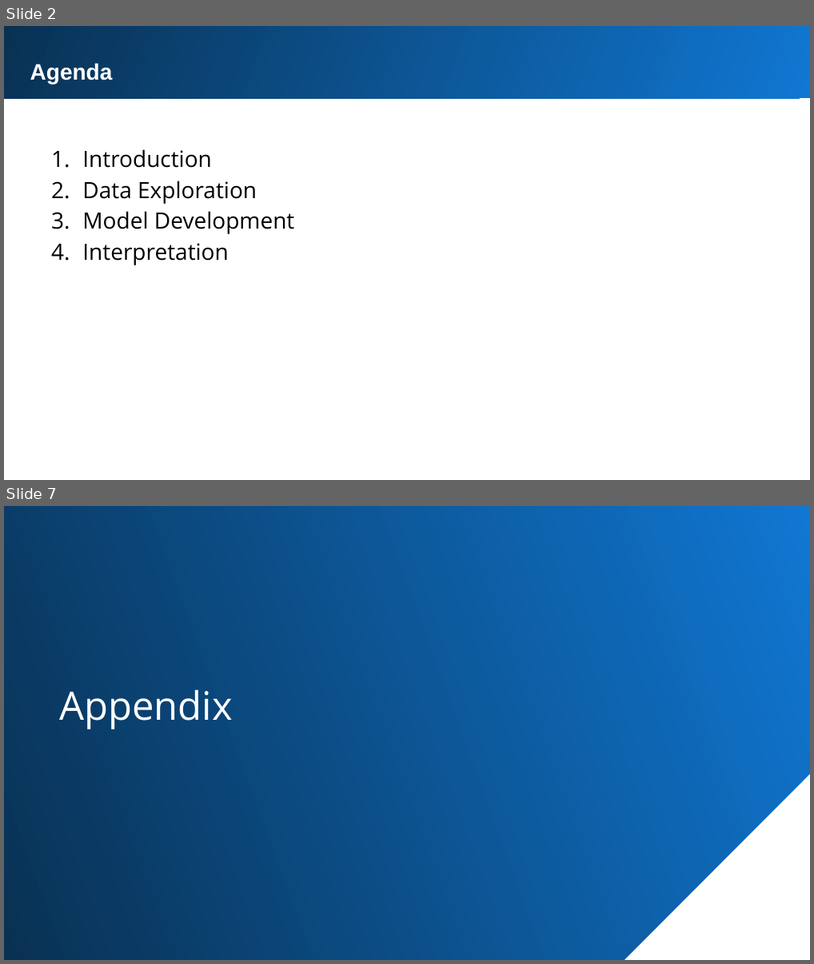
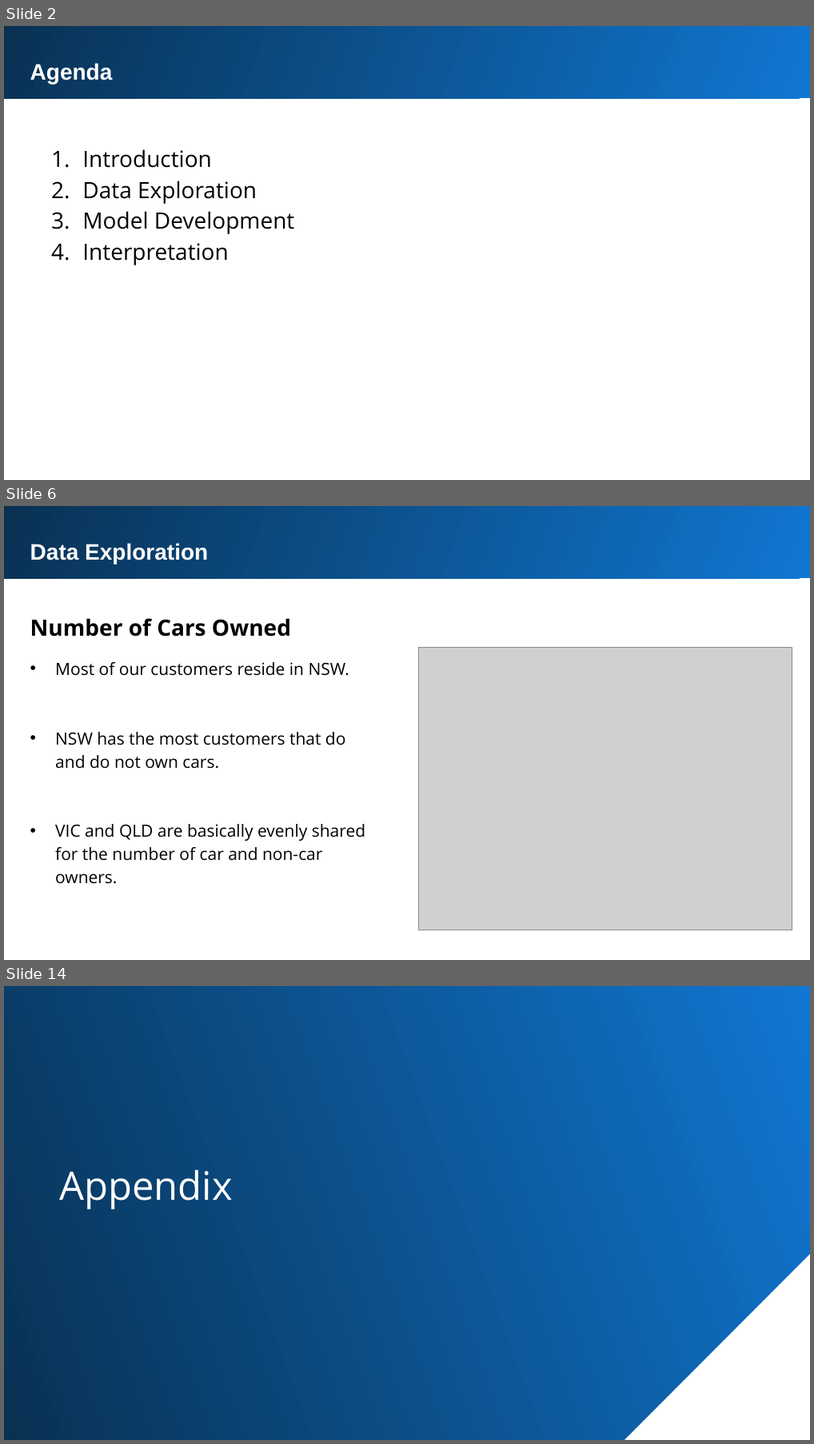
Before and after one commit to Mevhare/Forage-KPMG-AU-Virtual-Internship, a slide deck: Solution/Task 2/Sprocket_Presenation.pptx. Shown one above the other, each under a label of ours: slides 2 and 7 before the commit, slides 2, 6 and 14 after it; the slides between them are not shown. The pictures are 814x964 and 814x1444 pixels, drawn with LibreOffice and Linux fonts; fonts in the diff are those of the drawing; grey boxes stand for pictures. Boxes give left, top, right and bottom in pixels: in the first picture for what was removed or moved away, otherwise in the second. Text is boxed around its words. In the diff, an @@ line names an element or a change of style, - is before the commit and + after.

```diff
--- a/Solution/Task 2/Sprocket_Presenation.pptx
+++ b/Solution/Task 2/Sprocket_Presenation.pptx
@@ slide 6 added at bbox=[4, 506, 810, 960], background #FFFFFF @@
@@ rectangle added at bbox=[4, 506, 810, 579], fill gradient #1077D2 to #093153 @@
@@ text added at bbox=[30, 543, 208, 564], 20 pt, text #FFFFFF, bold @@
+Data Exploration
@@ text added at bbox=[30, 618, 291, 636], 20 pt, text #000000, bold @@
+Number of Cars Owned
@@ picture added at bbox=[418, 647, 792, 930] @@
@@ text added at bbox=[55, 662, 366, 884], 15 pt, text #000000 @@
+• Most of our customers reside in NSW.
+• NSW has the most customers that do and do not own cars.
+• VIC and QLD are basically evenly shared for the number of car and non-car owners.
@@ what was slide 7 is now slide 14 @@
```
Also in this commit, not shown: 11 other slides added, 5 slides removed, 6 other files.
